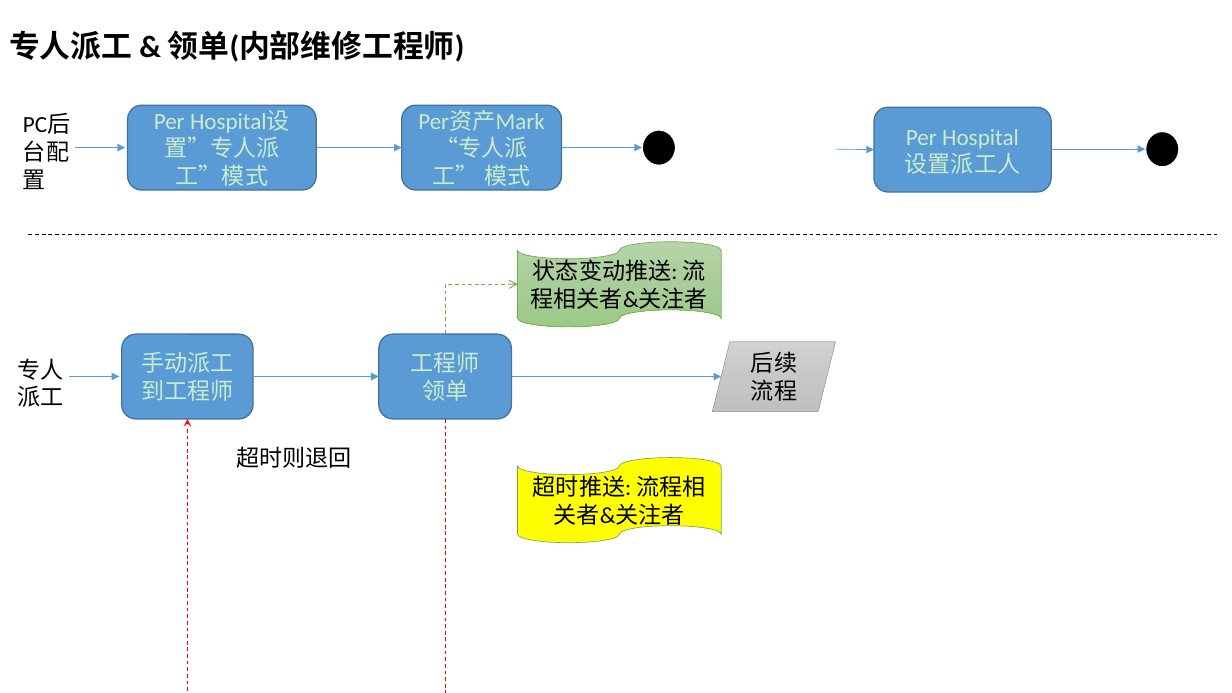
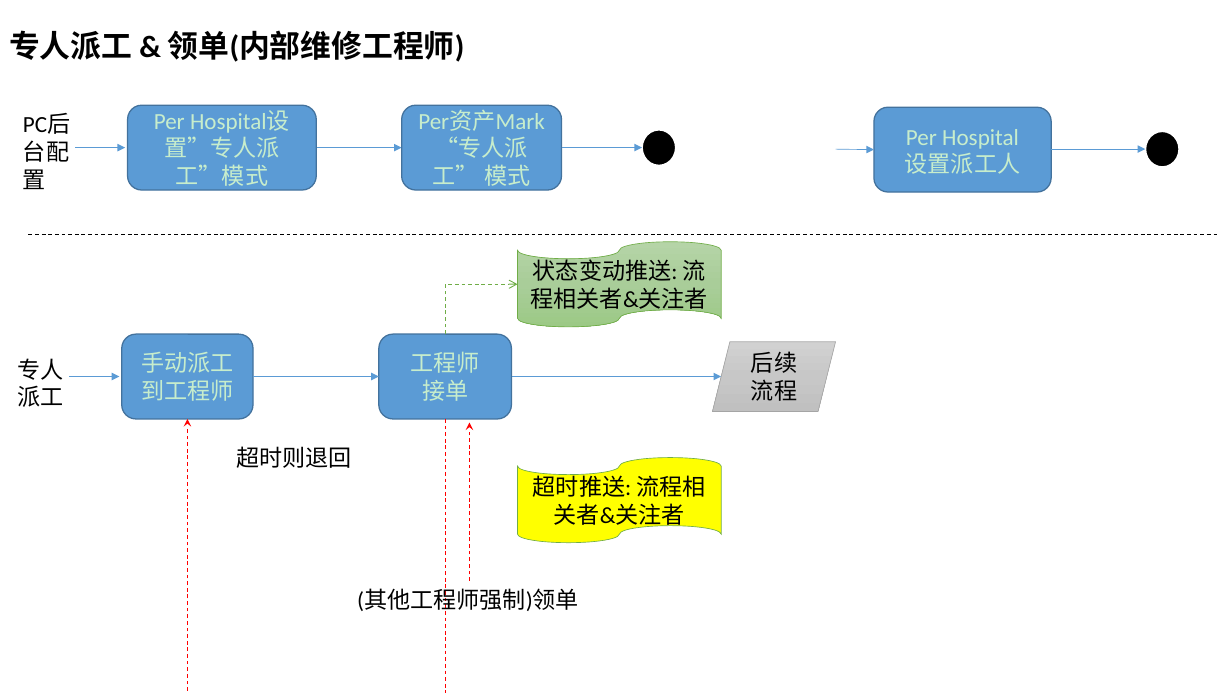
Before and after one commit to devhotmail/APMHome, a slide deck: slide 6 of Document/APM_bizflow.pptx (slide 5 before the commit). Drawn at 1232x693 pixels with LibreOffice and Linux fonts; fonts in the diff are those of the drawing. Boxes give left, top, right and bottom in pixels: in the first picture for what was removed or moved away, otherwise in the second. Text is boxed around its words. In the diff, an @@ line names an element or a change of style, - is before the commit and + after.

```diff
--- a/Document/APM_bizflow.pptx
+++ b/Document/APM_bizflow.pptx
@@ text in rounded rectangle at [422, 380, 468, 401]: text changed @@
-领单
+接单
@@ elbow arrow added from (470, 581) to (470, 422), #FF0000 0.75 pt dashed @@
@@ text added at [357, 589, 579, 615], 18 pt, text #000000 @@
+(其他工程师强制)领单
```
Also in this commit, not shown: 5 other slides changed, 1 slide added, 1 other file.
